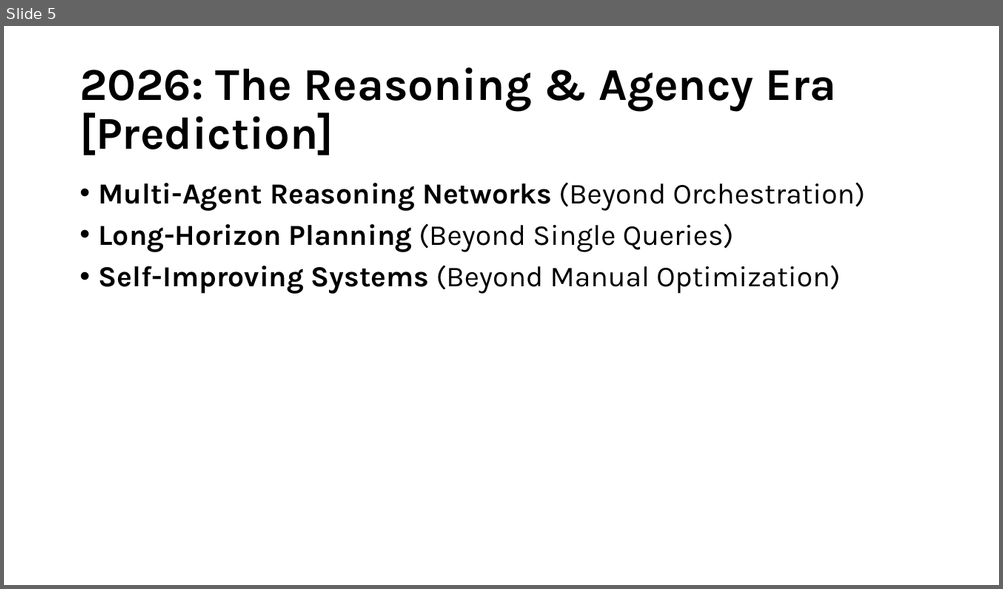
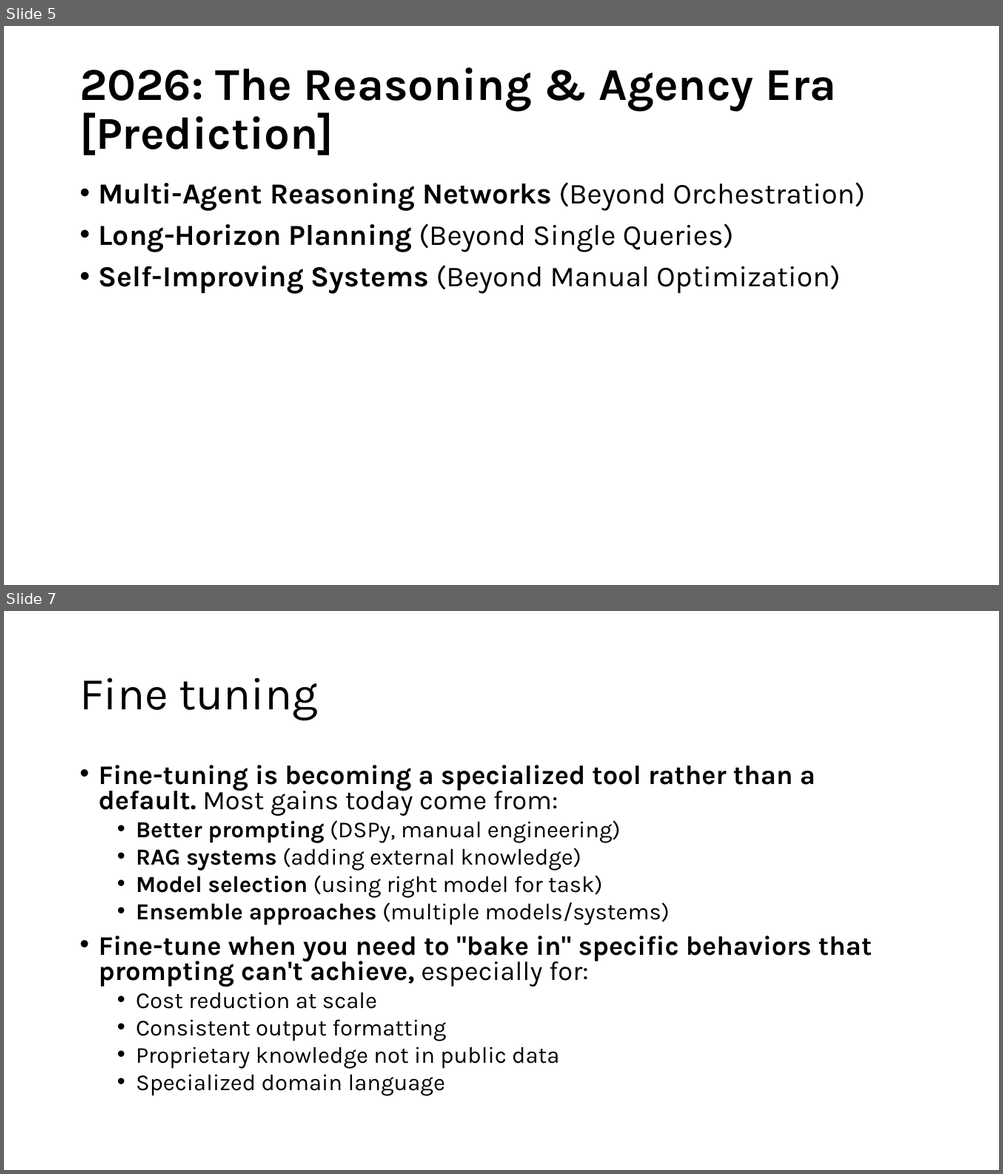
Before and after one commit to ksericpro/llm-agentic-framework, a slide deck: docs/AI Revolution 2023 and beyond.pptx. Shown one above the other, each under a label of ours: slide 5 before the commit, slides 5 and 7 after it; the slides between them are not shown. The pictures are 1003x589 and 1003x1174 pixels, drawn with LibreOffice and Linux fonts; fonts in the diff are those of the drawing. Boxes give left, top, right and bottom in pixels: in the first picture for what was removed or moved away, otherwise in the second. Text is boxed around its words. In the diff, an @@ line names an element or a change of style, - is before the commit and + after.

Commit message:
ppt

```diff
--- a/docs/AI Revolution 2023 and beyond.pptx
+++ b/docs/AI Revolution 2023 and beyond.pptx
@@ slide 7 added at (4, 611, 999, 1170), background #FFFFFF @@
@@ title added at (79, 678, 318, 721), 44 pt, text #000000 @@
+Fine tuning
@@ text added at (99, 765, 871, 1096), 22.2 pt, text #000000 @@
+• Fine-tuning is becoming a specialized tool rather than a default. Most gains today come from:
+  • Better prompting (DSPy, manual engineering)
+  • RAG systems (adding external knowledge)
+  • Model selection (using right model for task)
+  • Ensemble approaches (multiple models/systems)
+• Fine-tune when you need to "bake in" specific behaviors that prompting can't achieve, especially for:
+  • Cost reduction at scale
+  • Consistent output formatting
+  • Proprietary knowledge not in public data
+  • Specialized domain language
```
Also in this commit, not shown: 1 other slide added.
